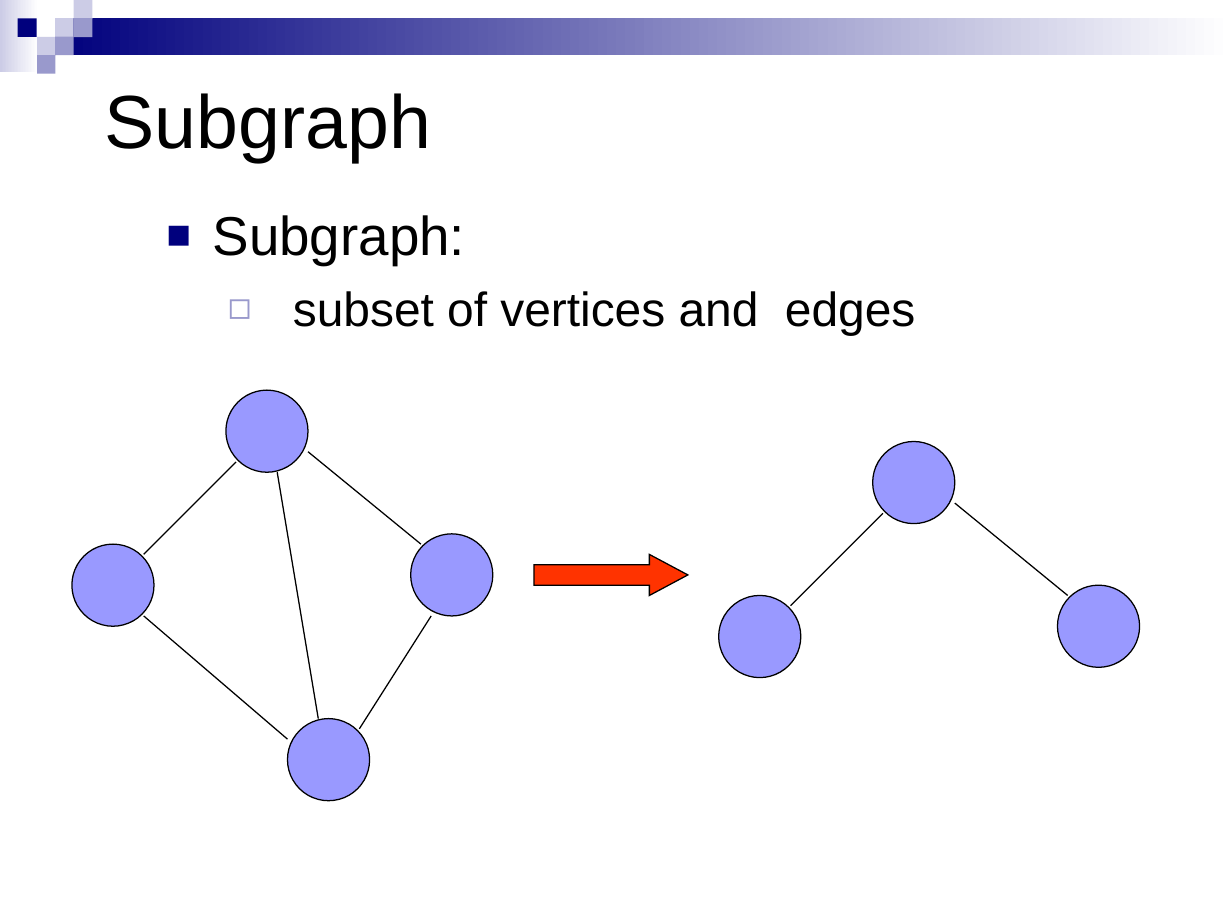
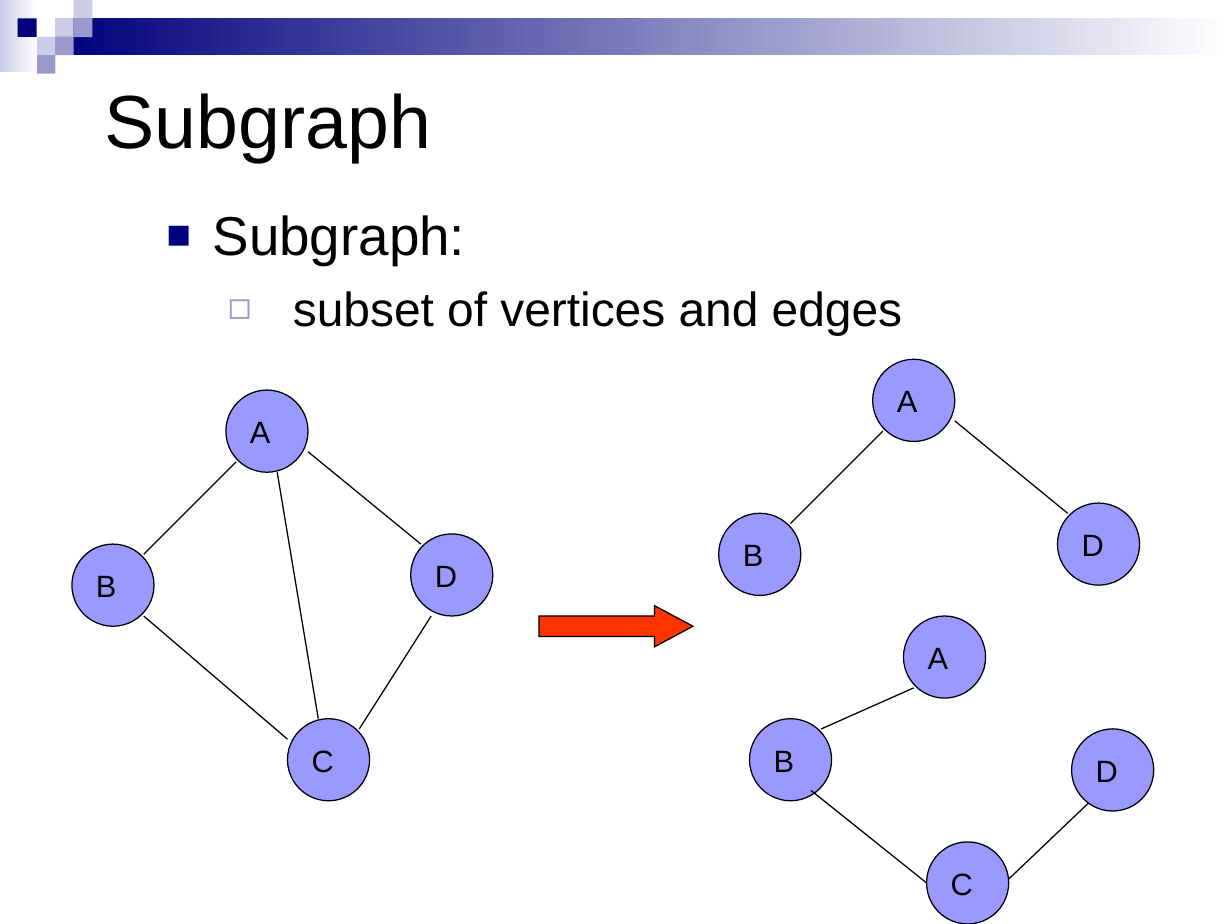
Before and after one commit to HengFan2010/hengfan2010.github.io, a slide deck: slide 10 of teaching/21F-3110/slides/3110-lecture 12-Graph I.ppt (slide 9 before the commit). Drawn at 1232x924 pixels with LibreOffice and Linux fonts; fonts in the diff are those of the drawing. Boxes give left, top, right and bottom in pixels: in the first picture for what was removed or moved away, otherwise in the second. Text is boxed around its words. In the diff, an @@ line names an element or a change of style, - is before the commit and + after.

```diff
--- a/teaching/21F-3110/slides/3110-lecture 12-Graph I.ppt
+++ b/teaching/21F-3110/slides/3110-lecture 12-Graph I.ppt
@@ text "Subgraph:" rewrapped from (213, 215, 915, 335) to (213, 215, 902, 335) @@
@@ ellipse added at (872, 360, 955, 442), fill #9999FF, outline #000000 0.74 pt, 18 pt, text #000000 @@
+A
@@ text in ellipse at (250, 421, 271, 443): text added @@
+A
@@ line moved from (883, 514) - (791, 606) to (883, 431) - (791, 524) @@
@@ ellipse removed at (872, 441, 955, 524) @@
@@ line moved from (955, 503) - (1068, 595) to (955, 421) - (1068, 514) @@
@@ ellipse added at (1057, 503, 1140, 585), fill #9999FF, outline #000000 0.74 pt, 18 pt, text #000000 @@
+D
@@ ellipse added at (718, 514, 801, 596), fill #9999FF, outline #000000 0.74 pt, 18 pt, text #000000 @@
+B
@@ text in ellipse at (435, 565, 457, 587): text added @@
+D
@@ text in ellipse at (96, 575, 117, 597): text added @@
+B
@@ ellipse removed at (718, 595, 801, 678) @@
@@ ellipse removed at (1057, 585, 1140, 668) @@
@@ right arrow: place and size @@
-right arrow at (533, 554, 687, 595)
+right arrow at (540, 606, 694, 647)
@@ ellipse added at (903, 616, 986, 699), fill #9999FF, outline #000000 0.74 pt, 18 pt, text #000000 @@
+A
@@ line added from (914, 687) to (822, 729), #000000 0.74 pt @@
@@ ellipse added at (749, 718, 832, 801), fill #9999FF, outline #000000 0.74 pt, 18 pt, text #000000 @@
+B
@@ ellipse added at (1072, 729, 1154, 812), fill #9999FF, outline #000000 0.74 pt, 18 pt, text #000000 @@
+D
@@ text in ellipse at (312, 750, 334, 773): text added @@
+C
@@ line added from (811, 791) to (926, 883), #000000 0.74 pt @@
@@ line added from (1009, 880) to (1090, 801), #000000 0.74 pt @@
@@ ellipse added at (926, 841, 1009, 924), fill #9999FF, outline #000000 0.74 pt, 18 pt, text #000000 @@
+C
```
Also in this commit, not shown: 7 other slides changed, 4 slides added, 1 other file.
